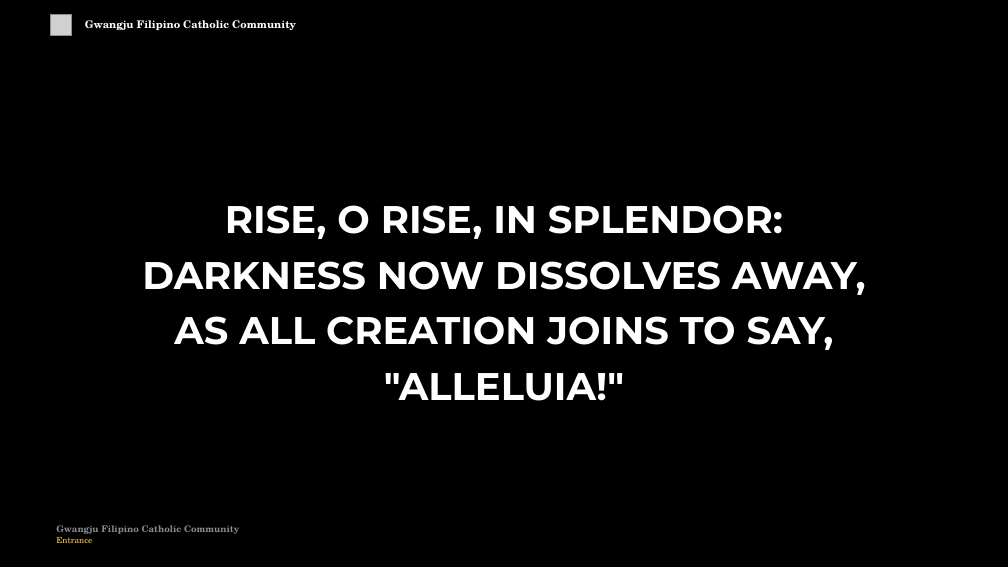
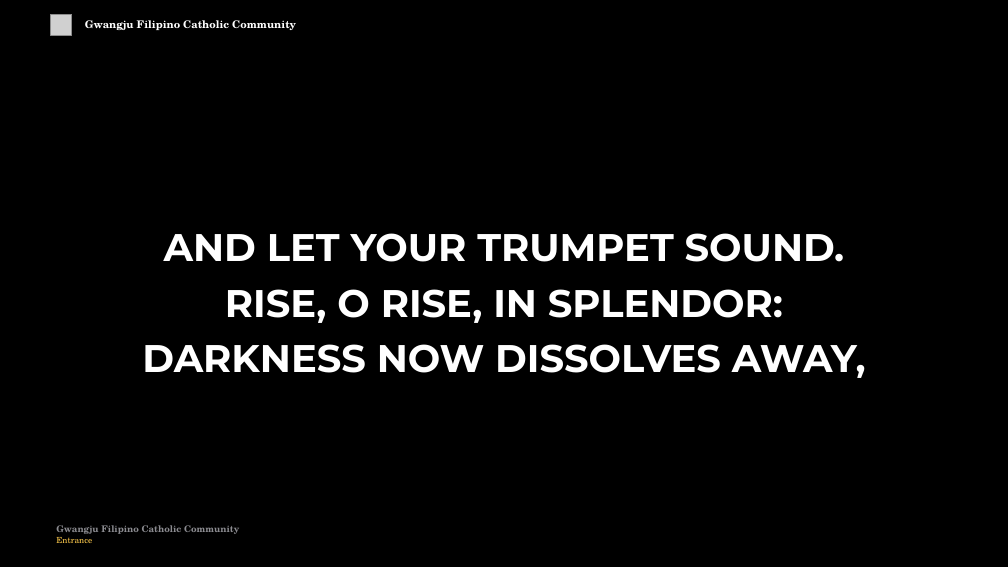
Before and after one commit to divinogabriel9/verbum, a slide deck: slide 6 of outputs/GFCC26Apr2026_Eastertide.pptx. Drawn at 1008x567 pixels with LibreOffice and Linux fonts; fonts in the diff are those of the drawing; grey boxes stand for pictures. Boxes give left, top, right and bottom in pixels: in the first picture for what was removed or moved away, otherwise in the second. Text is boxed around its words. In the diff, an @@ line names an element or a change of style, - is before the commit and + after.

```diff
--- a/outputs/GFCC26Apr2026_Eastertide.pptx
+++ b/outputs/GFCC26Apr2026_Eastertide.pptx
@@ text "AND LET YOUR TRUMPET SOUND.": place and size @@
-text "AND LET YOUR TRUMPET SOUND." at (142,205,866,401)
+text "AND LET YOUR TRUMPET SOUND." at (142,233,866,378)
@@ text at (164,233,845,262): paragraph added @@
+AND LET YOUR TRUMPET SOUND.
@@ text at (174,316,834,401): paragraphs removed @@
-AS ALL CREATION JOINS TO SAY,
-"ALLELUIA!"
```
Also in this commit, not shown: 22 other slides changed, 12 slides added, 11 slides removed, 54 other files.
